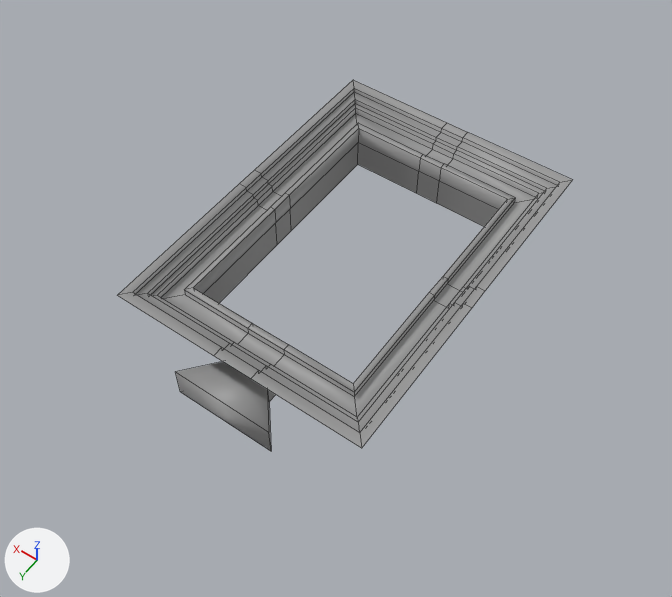
Two versions of the FBX model Blend Files/fbx/arena.fbx, one commit apart.
Rendered twice from a camera (50 mm lens) standing at (-0.194, 0.292, 0.427) and looking at (-0.003, 0.024, 0.006). The lights are fixed; the arrows at lower left show +X, +Y and +Z. Mesh edges are drawn as thin lines. Where no turn or scale is listed for an object, it has been applied to the vertices.

Objects in the first picture: 'arena'.
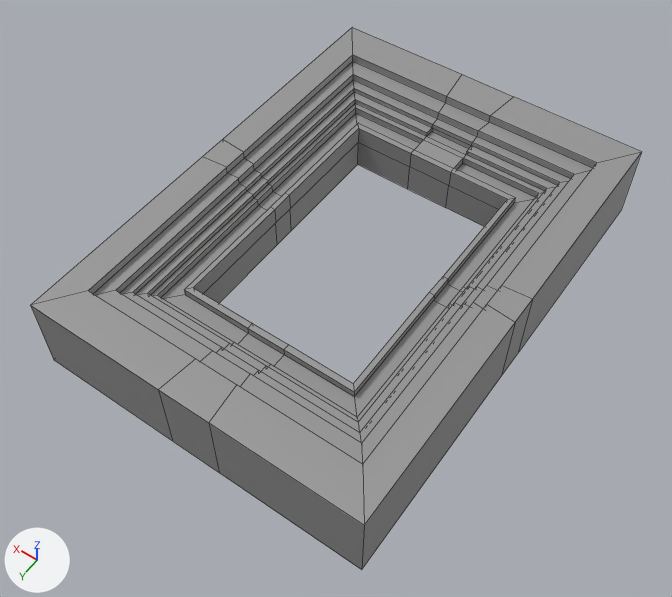
Location of each change, [x1, y1, x2, y2] in pixels of the pictures (672 x 597 px):
'arena', reshaped (34% wider, 46% taller): before [117, 80, 572, 451]; after [31, 27, 641, 570]
part 1 of me_arena, built on: before [353, 80, 572, 226]; after [31, 27, 641, 570]

Diff of the bpy script that builds the scene:
```diff
--- a/Blend Files/fbx/arena.fbx.py
+++ b/Blend Files/fbx/arena.fbx.py
@@ me_arena @@
 # used by ob_arena; location = (0.0, 0.0, 0.0)
-me_arena.from_pydata(...)  # 152 vertices, 138 faces; spans x -0.079..0.079, y -0.11..0.121, z 0.0..0.037
+me_arena.from_pydata(...)  # 214 vertices, 200 faces; spans x -0.104..0.104, y -0.145..0.145, z -0.003..0.047
+# me_arena part 1
+# 5 faces are deleted
+# 12 vertices in x 0.007, y -0.11..-0.079, z 0.0..0.037 move by (0.007, 0.0, 0.0)
+# 12 vertices in x -0.007, y -0.11..-0.079, z 0.0..0.037 move by (-0.007, 0.0, 0.0)
+# 26 vertices are added at x -0.104..0.104, y -0.145..0.145, z -0.003..0.042
+# 12 new vertices lie (0.0, 0.0, 0.005) away from vertices in x -0.079..0.079, y -0.11..0.11, z 0.037
+# 12 new vertices lie (0.0, 0.0, 0.05) away from vertices in x -0.104..0.104, y -0.145..0.145, z -0.003
+# 12 new vertices lie (0.0, 0.0, 0.005) away from vertices in x -0.087..0.087, y -0.121..0.121, z 0.042
+# 67 new faces join them
 me_arena.materials.append(mat_arena1)
```
